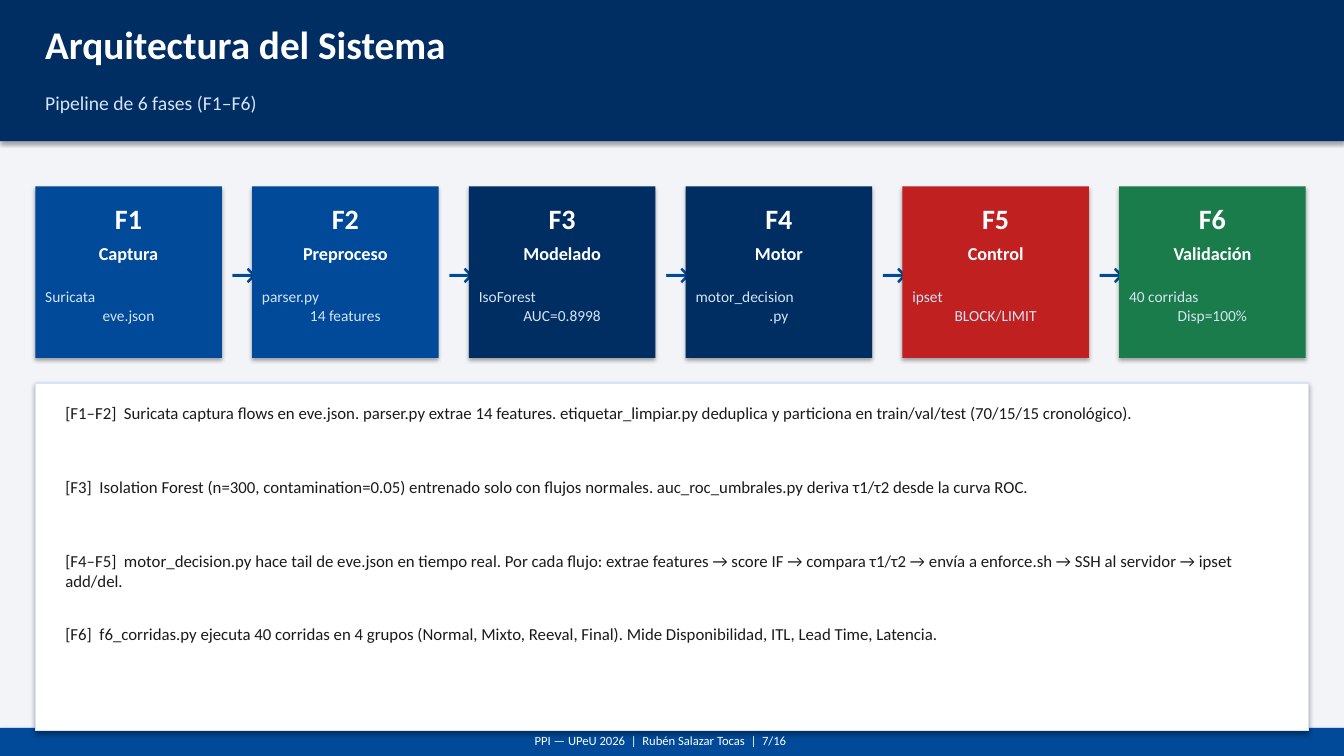
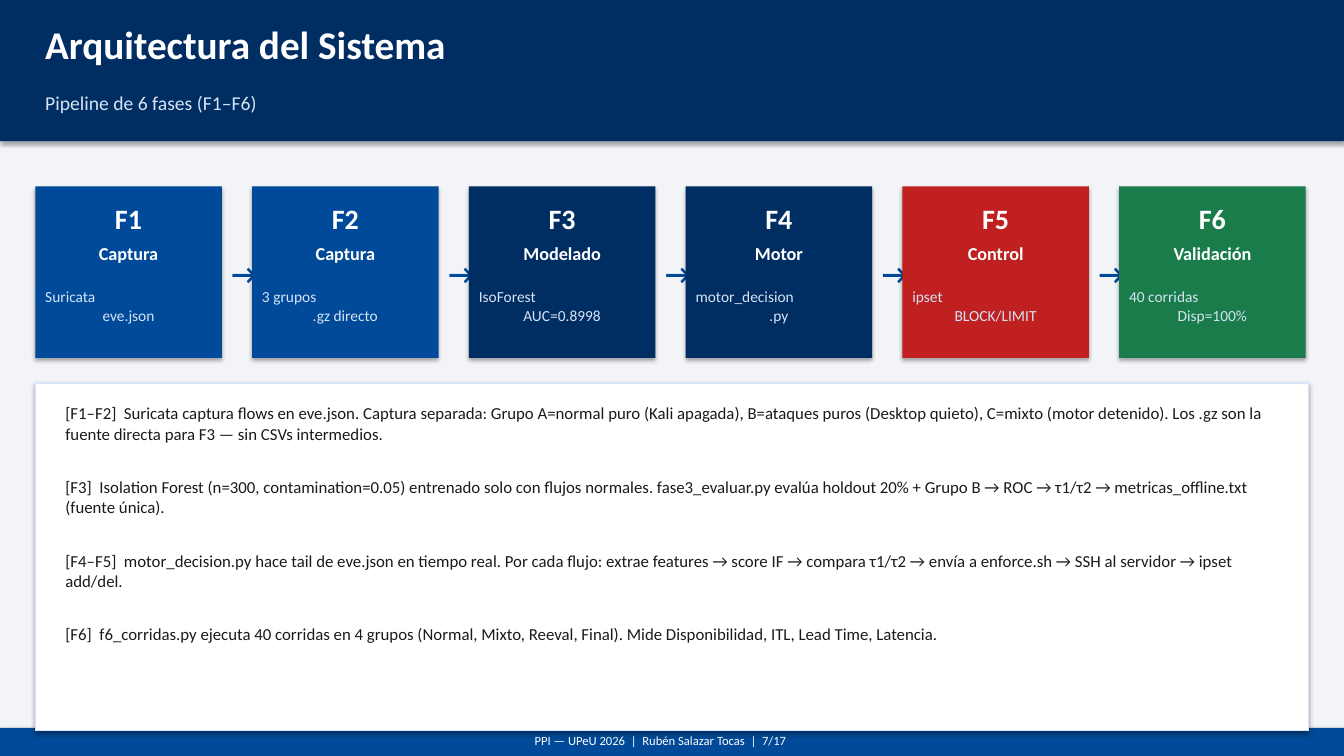
Before and after one commit to marksato13/PRODUCTO-_INGENIERL, a slide deck: slide 7 of results/slides_defensa_PPI_UPeU_2026.pptx. Drawn at 1344x756 pixels with LibreOffice and Linux fonts; fonts in the diff are those of the drawing. Boxes give left, top, right and bottom in pixels: in the first picture for what was removed or moved away, otherwise in the second. Text is boxed around its words. In the diff, an @@ line names an element or a change of style, - is before the commit and + after.

```diff
--- a/results/slides_defensa_PPI_UPeU_2026.pptx
+++ b/results/slides_defensa_PPI_UPeU_2026.pptx
@@ text at <box>316,248,375,263</box>: text changed @@
-Preproceso
+Captura
@@ text at <box>262,292,378,324</box>: text changed @@
-parser.py
-14 features
+3 grupos
+.gz directo
@@ text at <box>65,407,1261,443</box>: text changed @@
-[F1–F2] Suricata captura flows en eve.json. parser.py extrae 14 features. etiquetar_limpiar.py deduplica y particiona en train/val/test (70/15/15 cronológico).
+[F1–F2] Suricata captura flows en eve.json. Captura separada: Grupo A=normal puro (Kali apagada), B=ataques puros (Desktop quieto), C=mixto (motor detenido). Los .gz son la fuente directa para F3 — sin CSVs intermedios.
@@ text at <box>65,481,1247,515</box>: text changed @@
-[F3] Isolation Forest (n=300, contamination=0.05) entrenado solo con flujos normales. auc_roc_umbrales.py deriva τ1/τ2 desde la curva ROC.
+[F3] Isolation Forest (n=300, contamination=0.05) entrenado solo con flujos normales. fase3_evaluar.py evalúa holdout 20% + Grupo B → ROC → τ1/τ2 → metricas_offline.txt (fuente única).
@@ text at <box>535,736,786,746</box>: text changed @@
-PPI — UPeU 2026 | Rubén Salazar Tocas | 7/16
+PPI — UPeU 2026 | Rubén Salazar Tocas | 7/17
```
Also in this commit, not shown: 14 other slides changed, 1 slide added, 2 other files.
